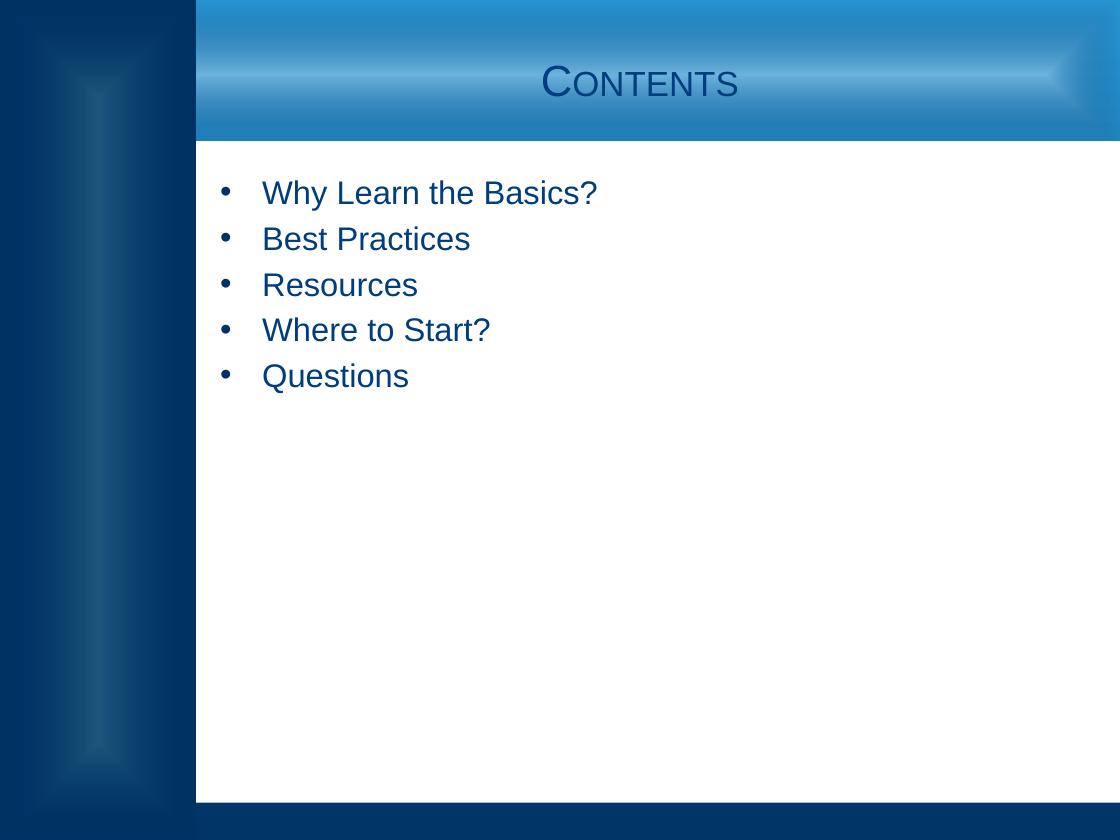
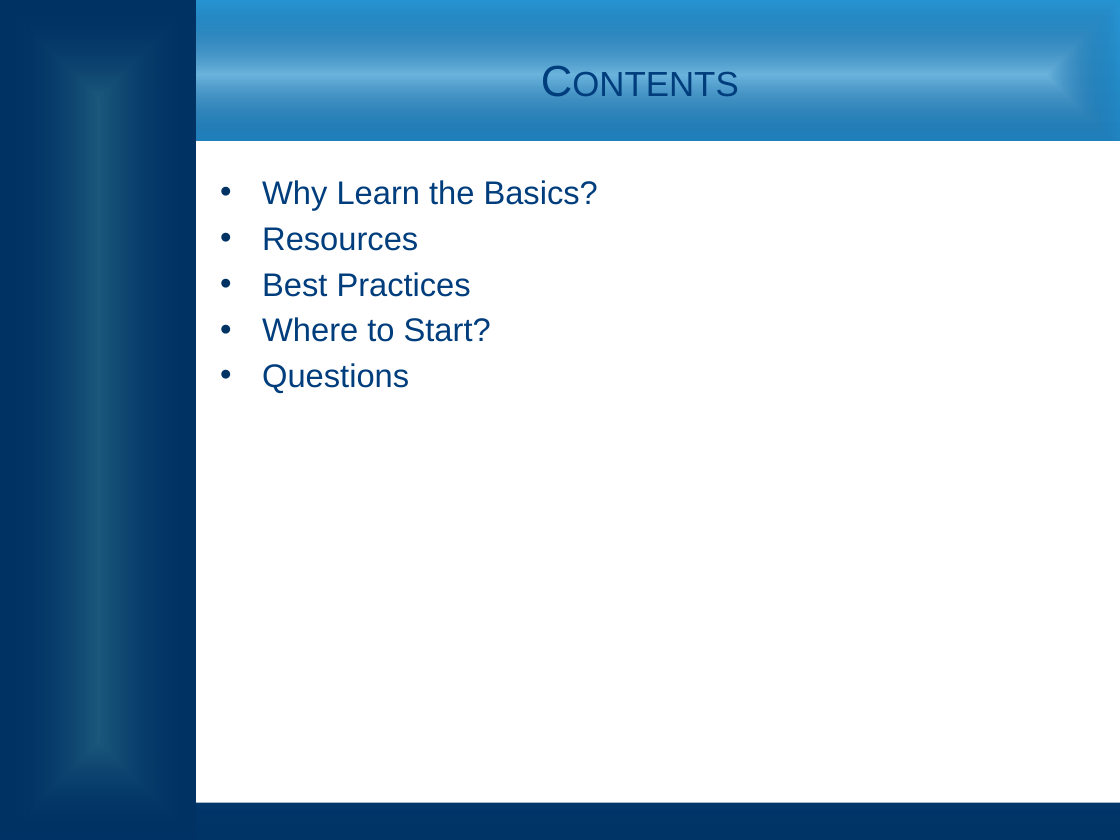
Before and after one commit to zithrandmir/sparkle, a slide deck: slide 2 of Extended Campuses/EC CSS HTML Presentation.pptx (slide 3 before the commit). Drawn at 1120x840 pixels with LibreOffice and Linux fonts; fonts in the diff are those of the drawing; background and template pictures are left out. Boxes give left, top, right and bottom in pixels: in the first picture for what was removed or moved away, otherwise in the second. Text is boxed around its words. In the diff, an @@ line names an element or a change of style, - is before the commit and + after.

```diff
--- a/Extended Campuses/EC CSS HTML Presentation.pptx
+++ b/Extended Campuses/EC CSS HTML Presentation.pptx
@@ text at (262, 227, 418, 251): paragraph added @@
+• Resources
@@ text at (262, 273, 418, 297): paragraph removed @@
-• Resources
```
Also in this commit, not shown: 4 slides added, 5 slides removed.
